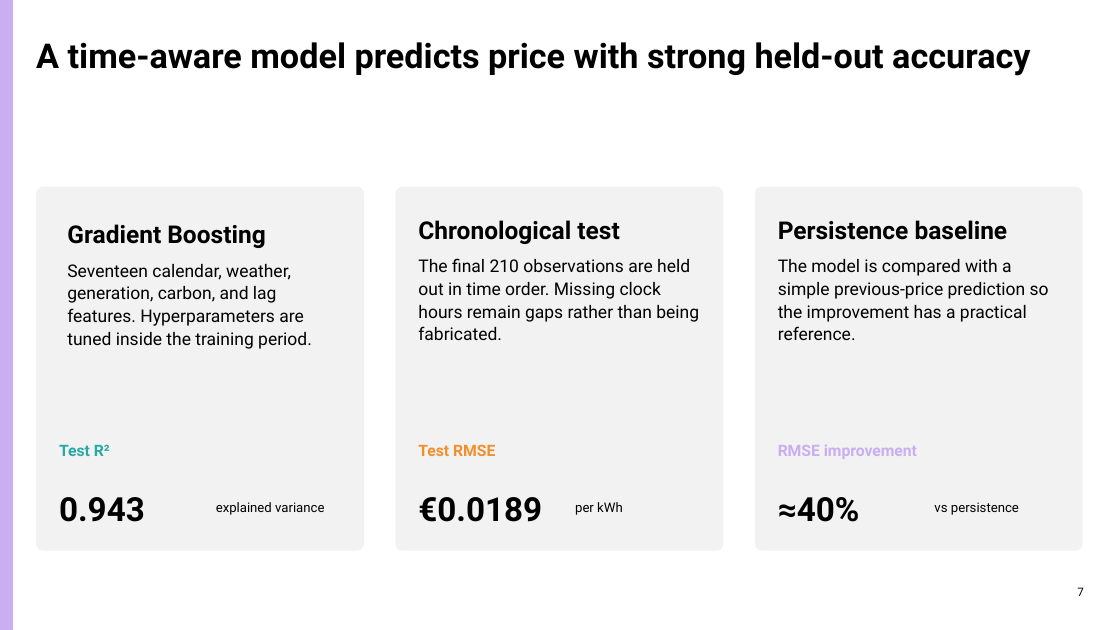
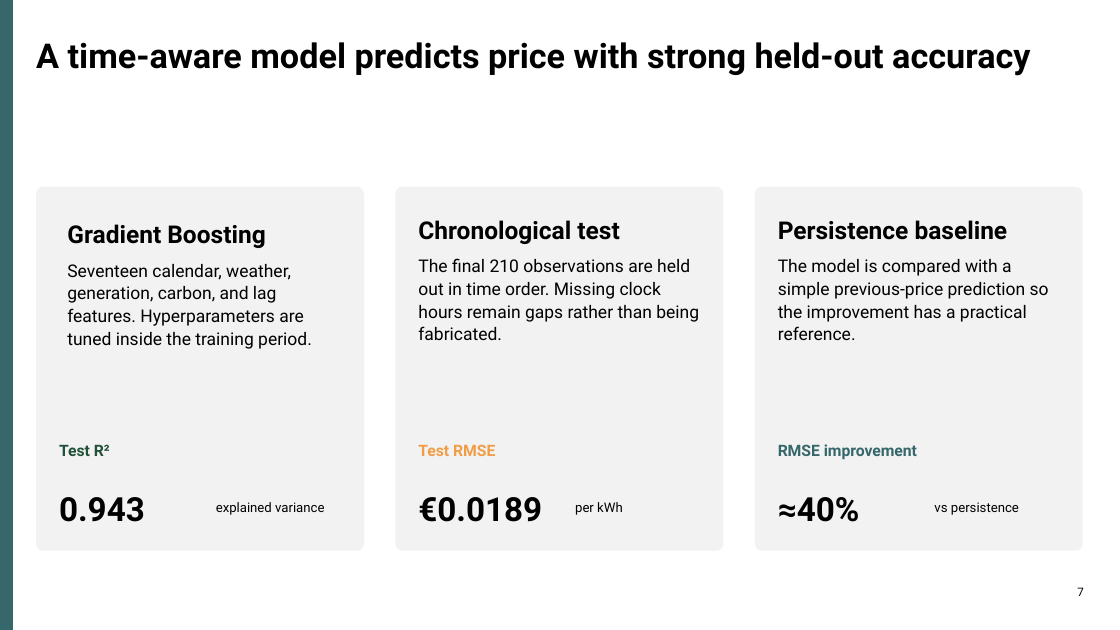
Before and after one commit to vildanpir/smart-power-project, a slide deck: slide 7 of presentation/Smart_Power_Final_Presentation.pptx. Drawn at 1120x630 pixels with LibreOffice and Linux fonts; fonts in the diff are those of the drawing. Boxes give left, top, right and bottom in pixels: in the first picture for what was removed or moved away, otherwise in the second. Text is boxed around its words. In the diff, an @@ line names an element or a change of style, - is before the commit and + after.

```diff
--- a/presentation/Smart_Power_Final_Presentation.pptx
+++ b/presentation/Smart_Power_Final_Presentation.pptx
@@ rectangle at [0,0,13,630]: fill #C9AEF2 to #36676B; outline #C9AEF2 0 pt to #36676B 0 pt @@
@@ text "Test R²" at [59,444,110,456]: text colour #26ABA4 to #215138 @@
@@ text "Test RMSE" at [418,444,495,456]: text colour #F28E2B to #F09D46 @@
@@ text "RMSE improvement" at [778,444,917,459]: text colour #C9AEF2 to #36676B @@
```
Also in this commit, not shown: 9 other slides changed, 6 other files.
